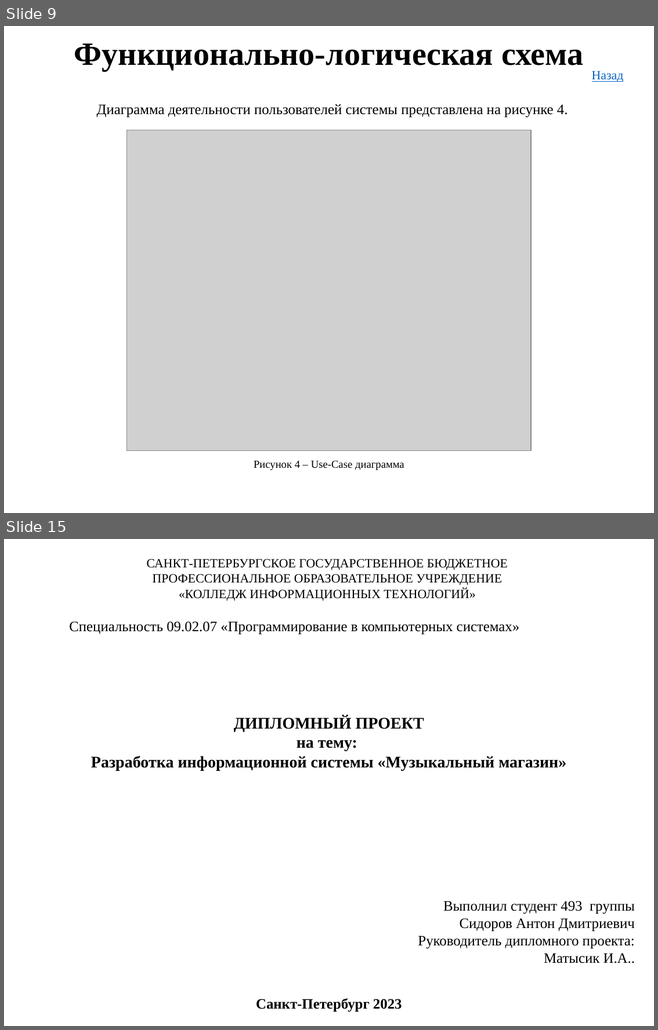
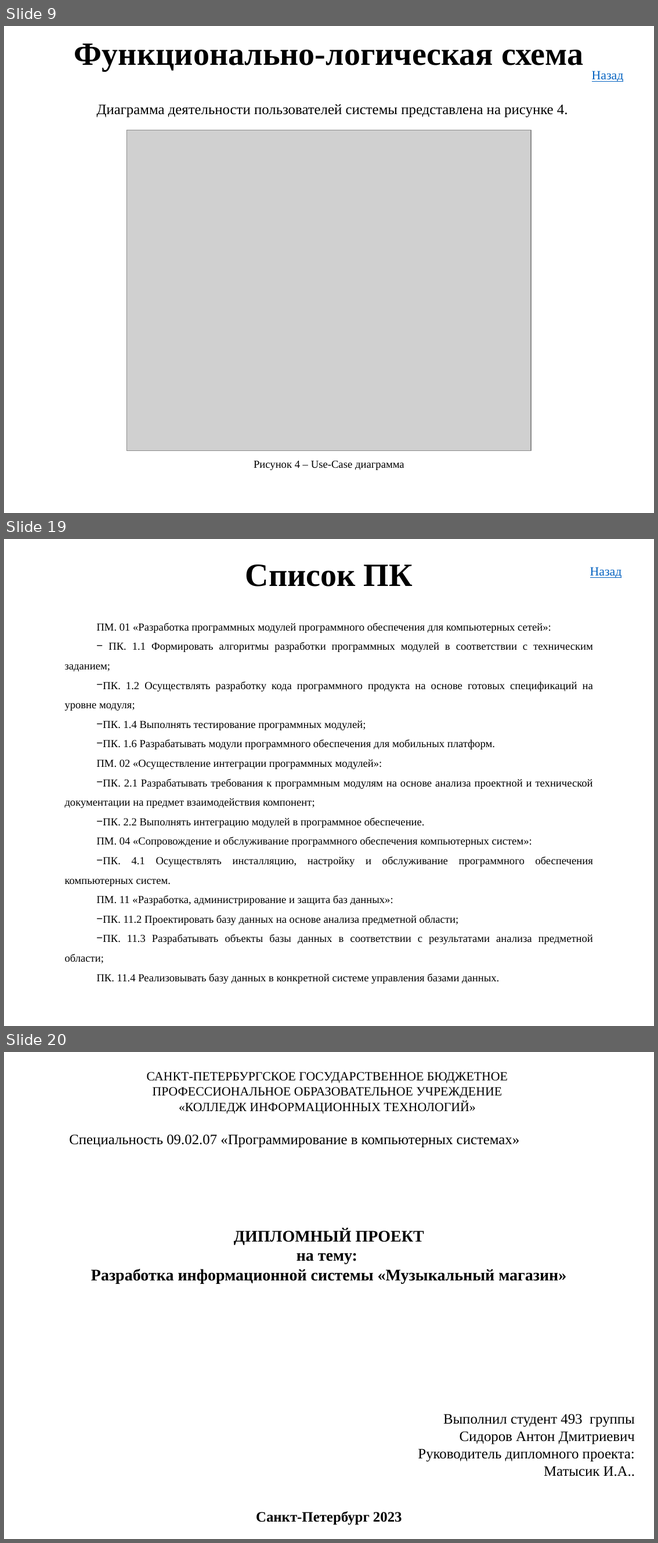
Before and after one commit to AntonSidorov1/DiplomProject, a slide deck: сидоров антон дмитриевич, Группа 493 - Презентация.pptx. Shown one above the other, each under a label of ours: slides 9 and 15 before the commit, slides 9, 19 and 20 after it; the slides between them are not shown. The pictures are 658x1030 and 658x1543 pixels, drawn with LibreOffice and Linux fonts; fonts in the diff are those of the drawing; grey boxes stand for pictures. Boxes give left, top, right and bottom in pixels: in the first picture for what was removed or moved away, otherwise in the second. Text is boxed around its words. In the diff, an @@ line names an element or a change of style, - is before the commit and + after.

```diff
--- a/сидоров антон дмитриевич, Группа 493 - Презентация.pptx
+++ b/сидоров антон дмитриевич, Группа 493 - Презентация.pptx
@@ slide 19 added at (x1=4, y1=539, x2=654, y2=1026), background #FFFFFF @@
@@ text added at (x1=245, y1=565, x2=412, y2=587), 36 pt, text #000000, bold @@
+Список ПК
@@ text added at (x1=590, y1=567, x2=622, y2=578), 14 pt, text #0563C1, underline @@
+Назад
@@ text added at (x1=65, y1=623, x2=593, y2=984), 12 pt, text #000000 @@
+ПМ. 01 «Разработка программных модулей программного обеспечения для компьютерных сетей»:
+− ПК. 1.1 Формировать алгоритмы разработки программных модулей в соответствии с техническим заданием;
+− ПК. 1.2 Осуществлять разработку кода программного продукта на основе готовых спецификаций на уровне модуля;
+− ПК. 1.4 Выполнять тестирование программных модулей;
+− ПК. 1.6 Разрабатывать модули программного обеспечения для мобильных платформ.
+ПМ. 02 «Осуществление интеграции программных модулей»:
+− ПК. 2.1 Разрабатывать требования к программным модулям на основе анализа проектной и технической документации на предмет взаимодействия компонент;
+− ПК. 2.2 Выполнять интеграцию модулей в программное обеспечение.
+ПМ. 04 «Сопровождение и обслуживание программного обеспечения компьютерных систем»:
+− ПК. 4.1 Осуществлять инсталляцию, настройку и обслуживание программного обеспечения компьютерных систем.
+ПМ. 11 «Разработка, администрирование и защита баз данных»:
+− ПК. 11.2 Проектировать базу данных на основе анализа предметной области;
+− ПК. 11.3 Разрабатывать объекты базы данных в соответствии с результатами анализа предметной области;
+ПК. 11.4 Реализовывать базу данных в конкретной системе управления базами данных.
@@ what was slide 15 is now slide 20 @@
```
Also in this commit, not shown: 1 slide changed, 9 other slides added, 5 slides removed, 31 other files.
